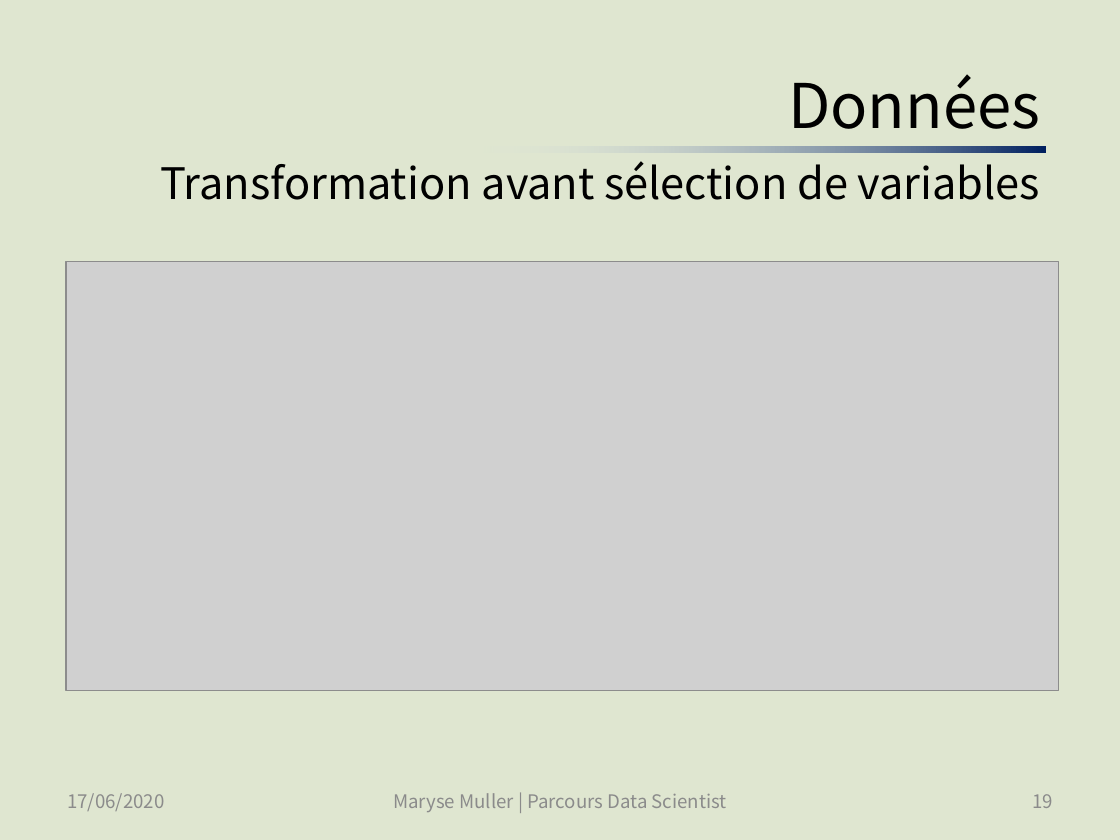
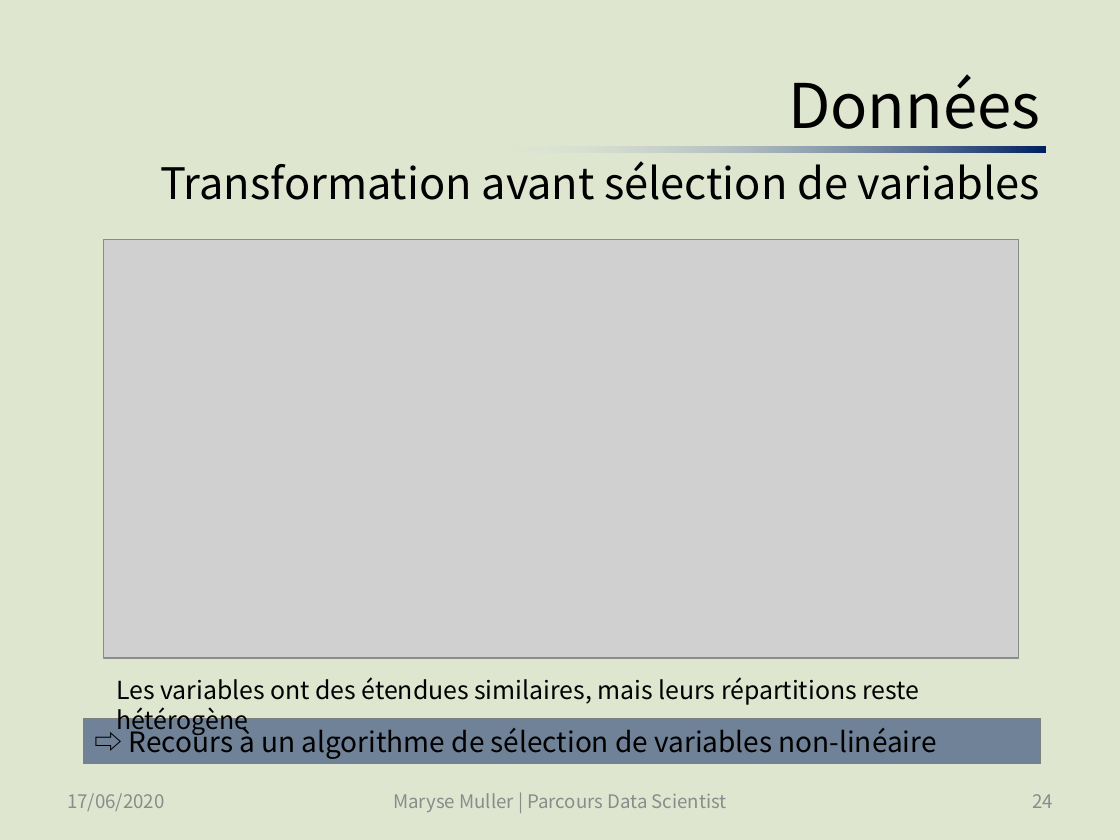
Before and after one commit to SmellyArmure/OC_DS_Project5, a slide deck: slide 24 of PRESENTATION/Projet5.pptx (slide 19 before the commit). Drawn at 1120x840 pixels with LibreOffice and Linux fonts; fonts in the diff are those of the drawing; grey boxes stand for pictures. Boxes give left, top, right and bottom in pixels: in the first picture for what was removed or moved away, otherwise in the second. Text is boxed around its words. In the diff, an @@ line names an element or a change of style, - is before the commit and + after.

Commit message:
P5_Cleaning_EDA_1 : remis la catégorie préférée et le mode de paiement préféré, exporté la base de donnée des produits des commandes également (pour analyse exploratoire dans la partie 2)  | P5_Cleaning_EDA_2 : ajouté des graphes à l'exploration pour la présentation | Présentation : ajouté et fini toute la partie Analyse exploratoire, corrigé qq slides existants.

```diff
--- a/PRESENTATION/Projet5.pptx
+++ b/PRESENTATION/Projet5.pptx
@@ picture: place and size @@
-picture at box(66, 261, 1058, 690)
+picture at box(103, 240, 1018, 659)
@@ text added at box(116, 677, 919, 705), 16 pt, text #000000 @@
+Les variables ont des étendues similaires, mais leurs répartitions reste hétérogène
@@ rectangle added at box(84, 719, 1042, 764), fill #002060 at 50% opacity, outline #808080 0.5 pt, 18 pt, text #000000 @@
+⇨ Recours à un algorithme de sélection de variables non-linéaire
@@ page number at box(1032, 794, 1053, 808): text changed @@
-19
+24
```
Also in this commit, not shown: 15 other slides changed, 7 other files.
